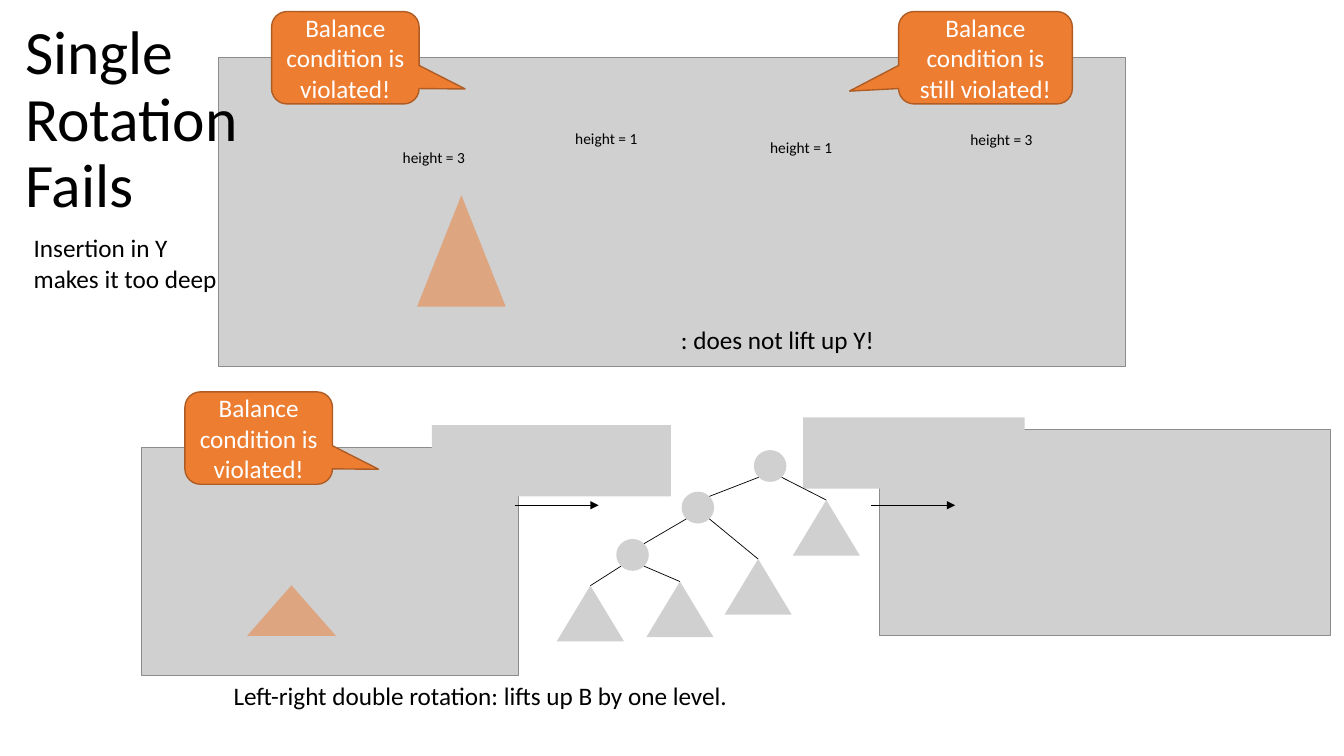
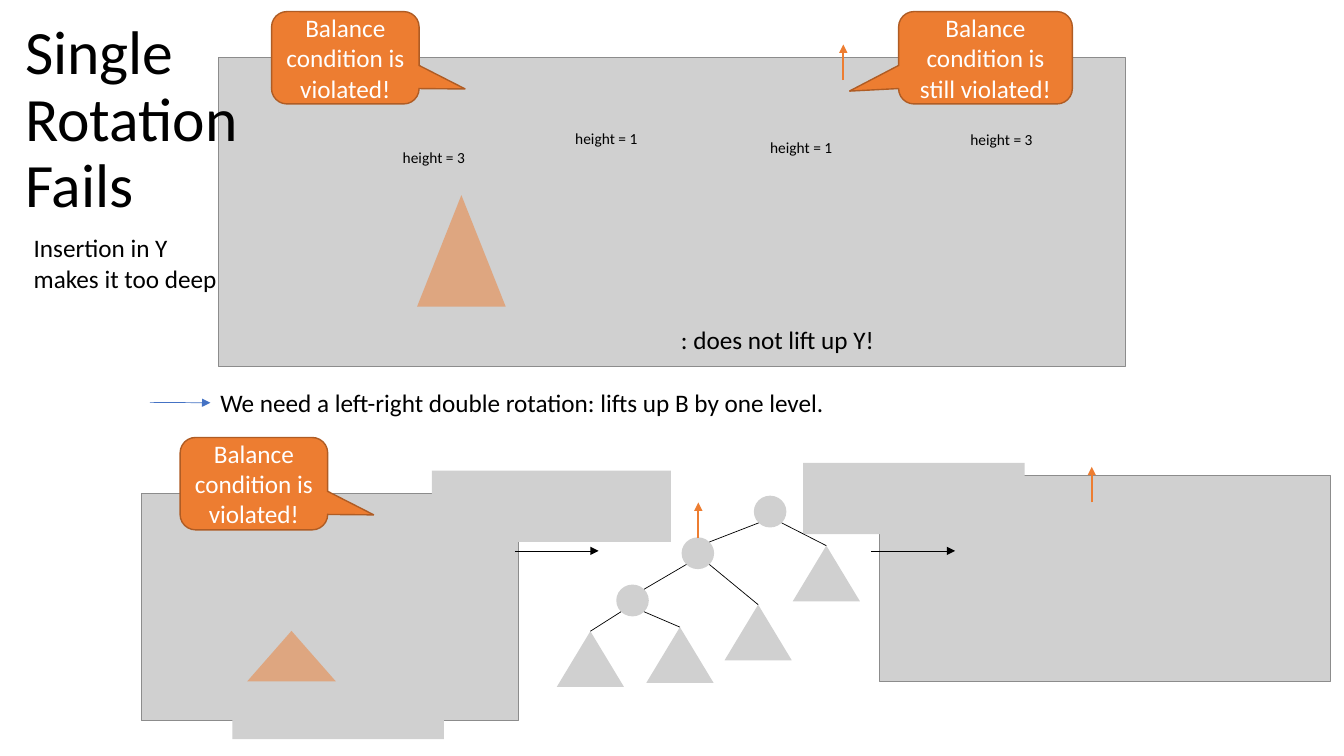
Before and after one commit to mhahsler/CS2341, a slide deck: slide 7 of Chapter4_Trees/slides/AVL_trees.pptx. Drawn at 1344x756 pixels with LibreOffice and Linux fonts; fonts in the diff are those of the drawing; grey boxes stand for pictures. Boxes give left, top, right and bottom in pixels: in the first picture for what was removed or moved away, otherwise in the second. Text is boxed around its words. In the diff, an @@ line names an element or a change of style, - is before the commit and + after.

Commit message:
improved slides.

```diff
--- a/Chapter4_Trees/slides/AVL_trees.pptx
+++ b/Chapter4_Trees/slides/AVL_trees.pptx
@@ arrow added from (844, 81) to (844, 44), #ED7D31 1.5 pt @@
@@ arrow added from (150, 402) to (211, 403), #4472C4 0.5 pt @@
@@ text at <box>220,394,823,417</box>: text changed @@
-Left-right double rotation: lifts up B by one level.
+We need a left-right double rotation: lifts up B by one level.
@@ rounded speech box "Balance condition is violated!": place and size @@
-rounded speech box "Balance condition is violated!" at <box>186,392,333,485</box>
+rounded speech box "Balance condition is violated!" at <box>180,438,328,530</box>
@@ 7 pictures, 6 lines, 2 arrows, 1 triangle: place and size @@
-7 pictures, 6 lines, 2 arrows, 1 triangle at <box>141,417,1331,676</box>
+7 pictures, 6 lines, 2 arrows, 1 triangle at <box>141,463,1331,721</box>
@@ arrow added from (1092, 503) to (1092, 467), #ED7D31 1.5 pt @@
@@ arrow added from (699, 538) to (699, 503), #ED7D31 1.5 pt @@
@@ picture removed at <box>792,500,860,556</box> @@
@@ picture removed at <box>725,560,792,615</box> @@
@@ picture added at <box>792,545,860,601</box> @@
@@ picture removed at <box>557,586,624,641</box> @@
@@ picture removed at <box>646,582,714,637</box> @@
@@ picture added at <box>646,627,714,683</box> @@
@@ picture added at <box>725,605,792,660</box> @@
@@ picture added at <box>557,631,624,687</box> @@
@@ picture added at <box>233,699,445,739</box> @@
```
Also in this commit, not shown: 7 other slides changed, 1 other file.
